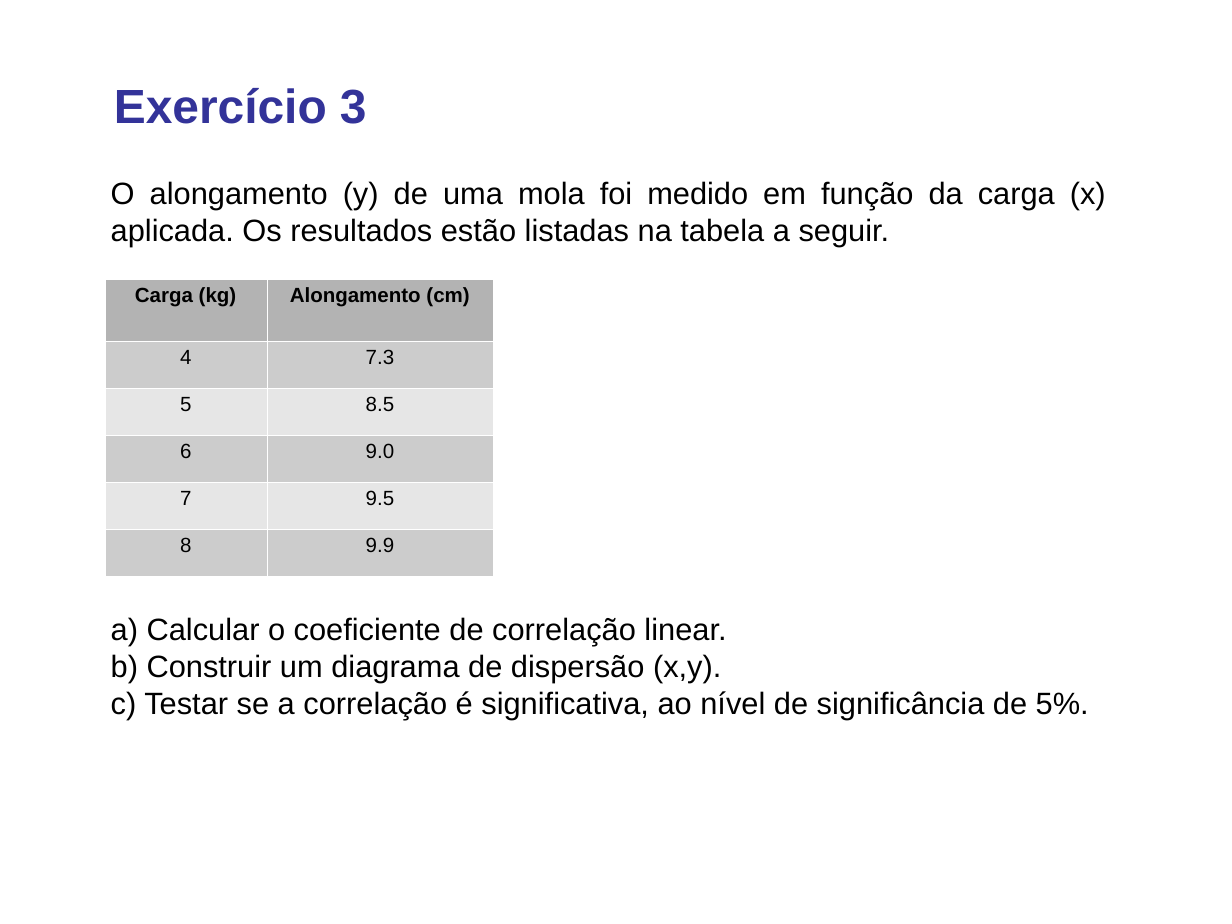
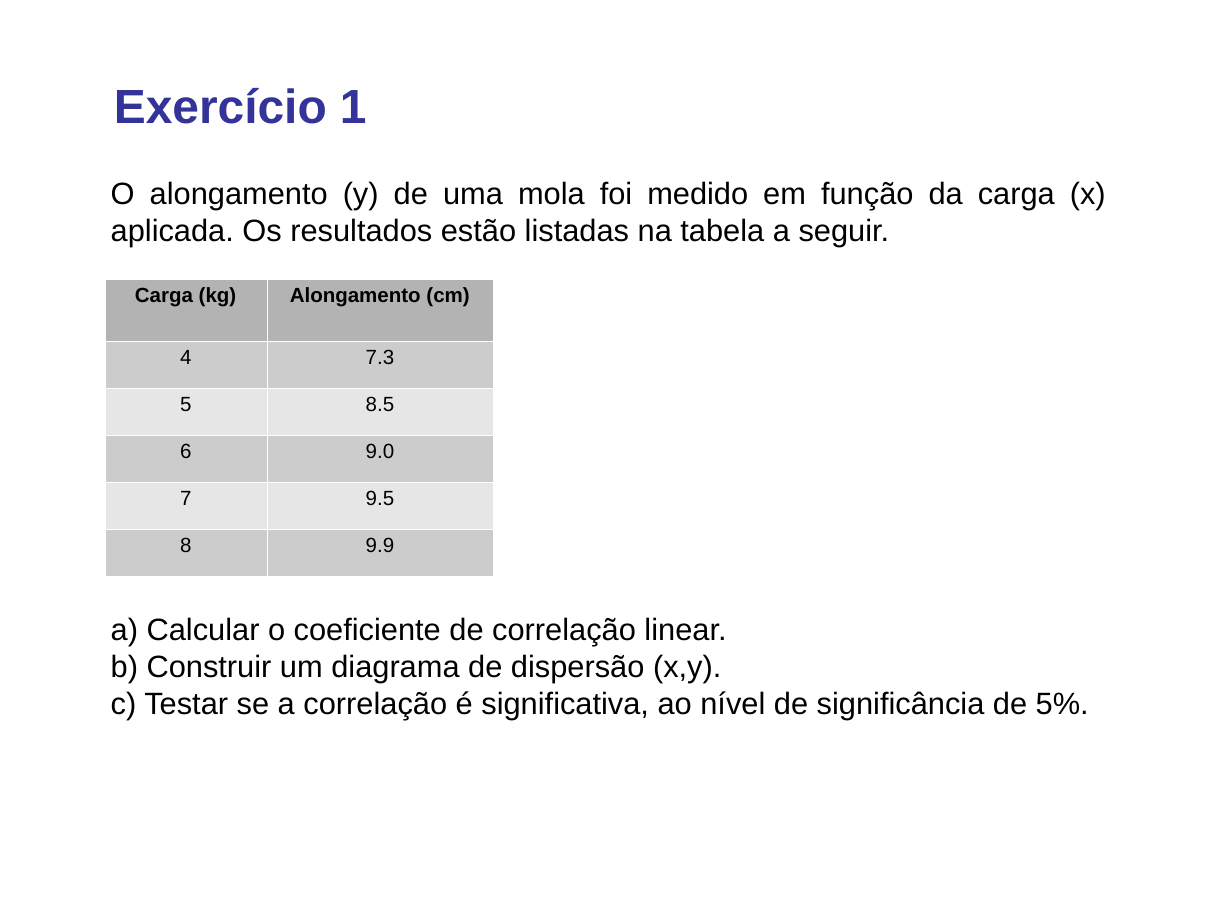
Before and after one commit to lansaviniec/estatistica, a slide deck: slide 16 of 10 correlacao_regressao.ppt. Drawn at 1232x924 pixels with LibreOffice and Linux fonts; fonts in the diff are those of the drawing. Boxes give left, top, right and bottom in pixels: in the first picture for what was removed or moved away, otherwise in the second. Text is boxed around its words. In the diff, an @@ line names an element or a change of style, - is before the commit and + after.

```diff
--- a/10 correlacao_regressao.ppt
+++ b/10 correlacao_regressao.ppt
@@ text at <box>114,88,367,124</box>: text changed @@
-Exercício 3
+Exercício 1
```
Also in this commit, not shown: 2 other slides changed, 12 slides added, 1 other file.
